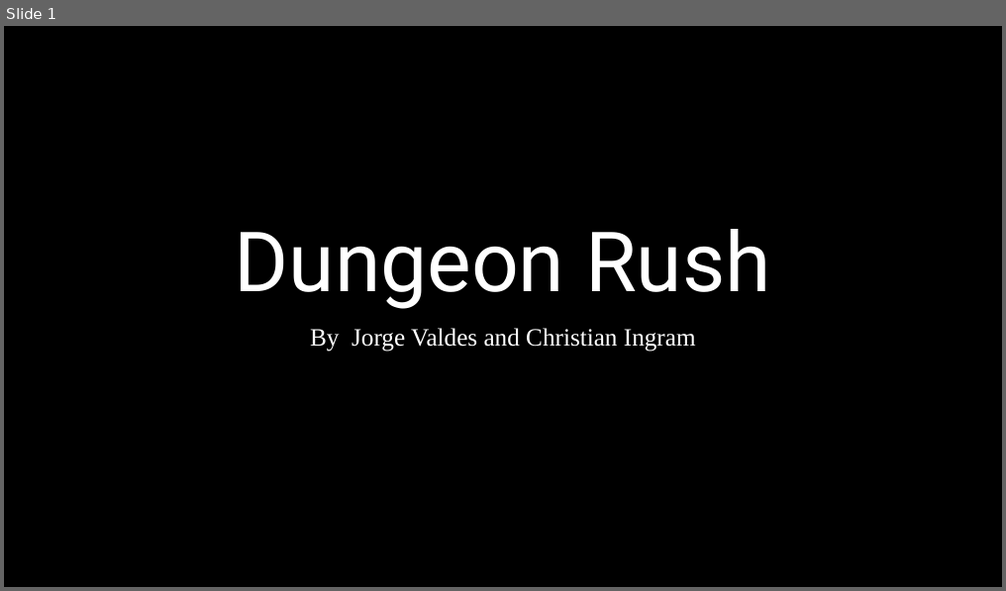
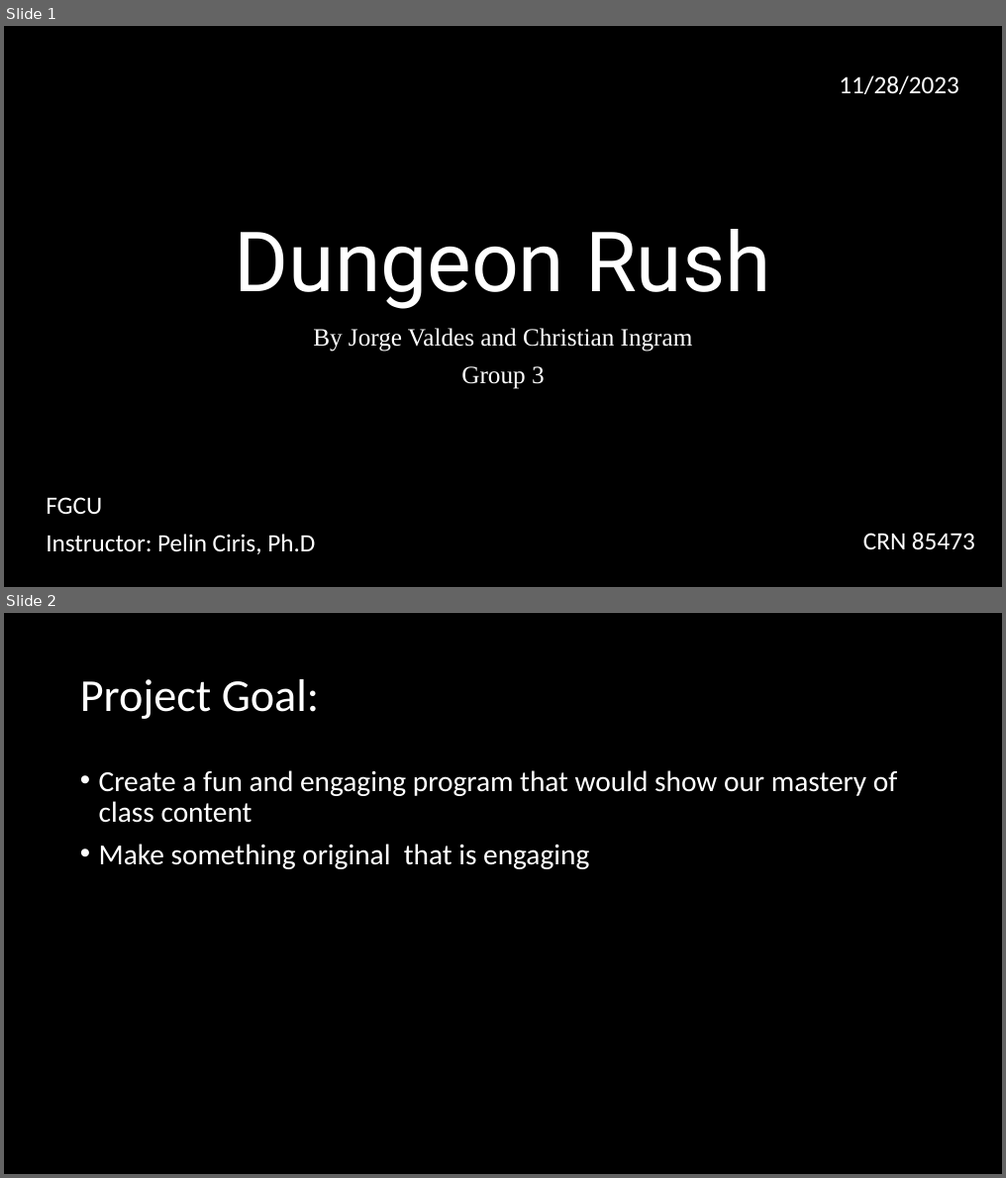
Before and after one commit to jlvaldes0325/Intro-to-Comp-Sci-Final, a slide deck: FInal Presentation.pptm. Shown one above the other, each under a label of ours: slide 1 before the commit, slides 1 and 2 after it. The pictures are 1006x591 and 1006x1178 pixels, drawn with LibreOffice and Linux fonts; fonts in the diff are those of the drawing. Boxes give left, top, right and bottom in pixels: in the first picture for what was removed or moved away, otherwise in the second. Text is boxed around its words. In the diff, an @@ line names an element or a change of style, - is before the commit and + after.

```diff
--- a/FInal Presentation.pptm
+++ b/FInal Presentation.pptm
@@ slide 2 added at (x1=4, y1=613, x2=1002, y2=1174), background #000000 @@
@@ title added at (x1=80, y1=679, x2=319, y2=719), 44 pt, text #FFFFFF @@
+Project Goal:
@@ text added at (x1=99, y1=770, x2=897, y2=869), 28 pt, text #FFFFFF @@
+• Create a fun and engaging program that would show our mastery of class content
+• Make something original that is engaging
@@ slide 1 changed as well @@
@@ text added at (x1=839, y1=76, x2=959, y2=94), 24 pt, text #FFFFFF @@
+11/28/2023
@@ subtitle at (x1=461, y1=367, x2=545, y2=389): paragraph added @@
+Group 3
@@ text added at (x1=46, y1=497, x2=315, y2=555), 24 pt, text #FFFFFF @@
+FGCU
+Instructor: Pelin Ciris, Ph.D
@@ text added at (x1=863, y1=532, x2=975, y2=551), 24 pt, text #FFFFFF @@
+CRN 85473
```
Also in this commit, not shown: 14 other slides added, 2 slides removed.
